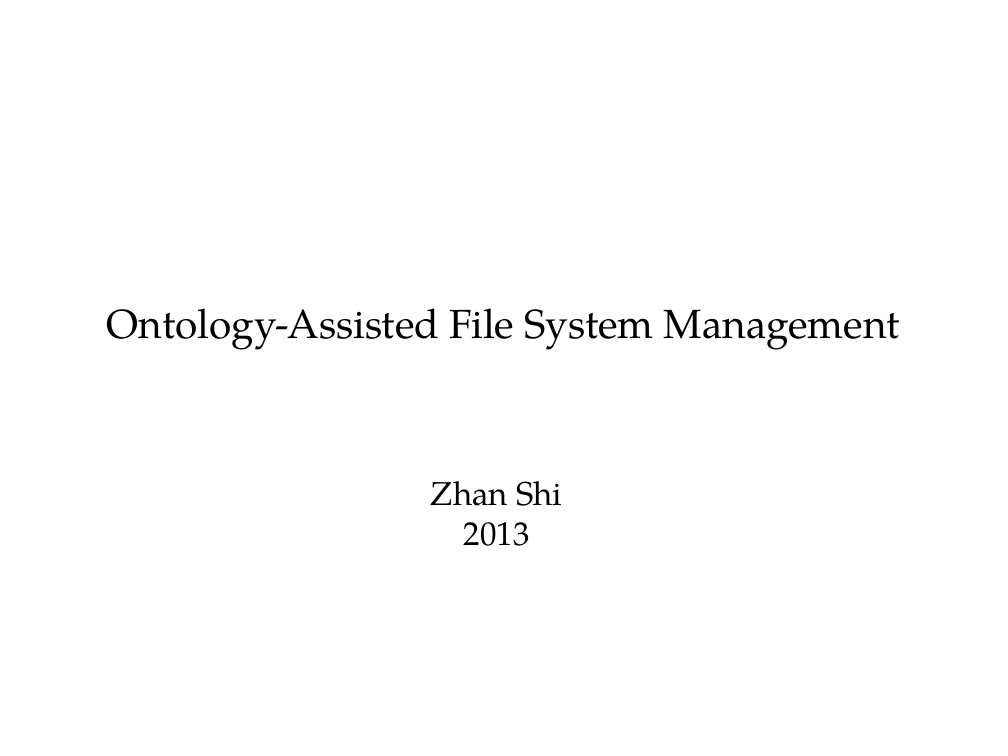
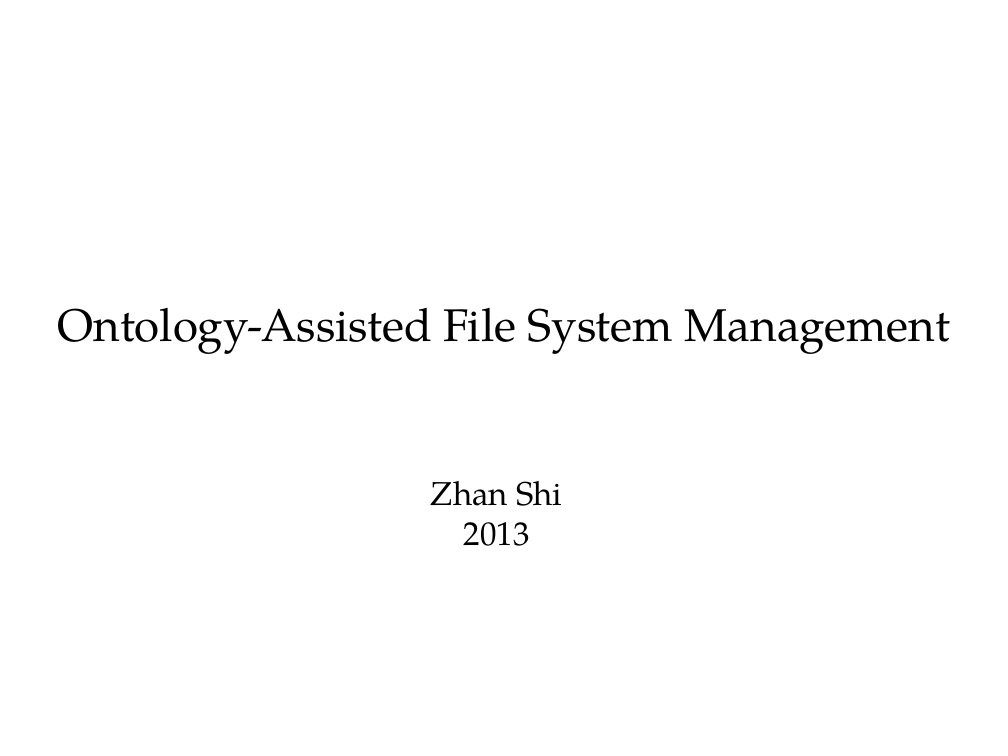
Before and after one commit to ShiZhan/fs-crawler, a slide deck: slide 1 of doc/oam.odp. Drawn at 1008x756 pixels with LibreOffice and Linux fonts; fonts in the diff are those of the drawing. Boxes give left, top, right and bottom in pixels: in the first picture for what was removed or moved away, otherwise in the second. Text is boxed around its words. In the diff, an @@ line names an element or a change of style, - is before the commit and + after.

```diff
--- a/doc/oam.odp
+++ b/doc/oam.odp
@@ subtitle "Ontology-Assisted File System Management" at (58,308,950,354): size 32 to 36 pt @@
```
Also in this commit, not shown: 3 slides added, 2 slides removed.
